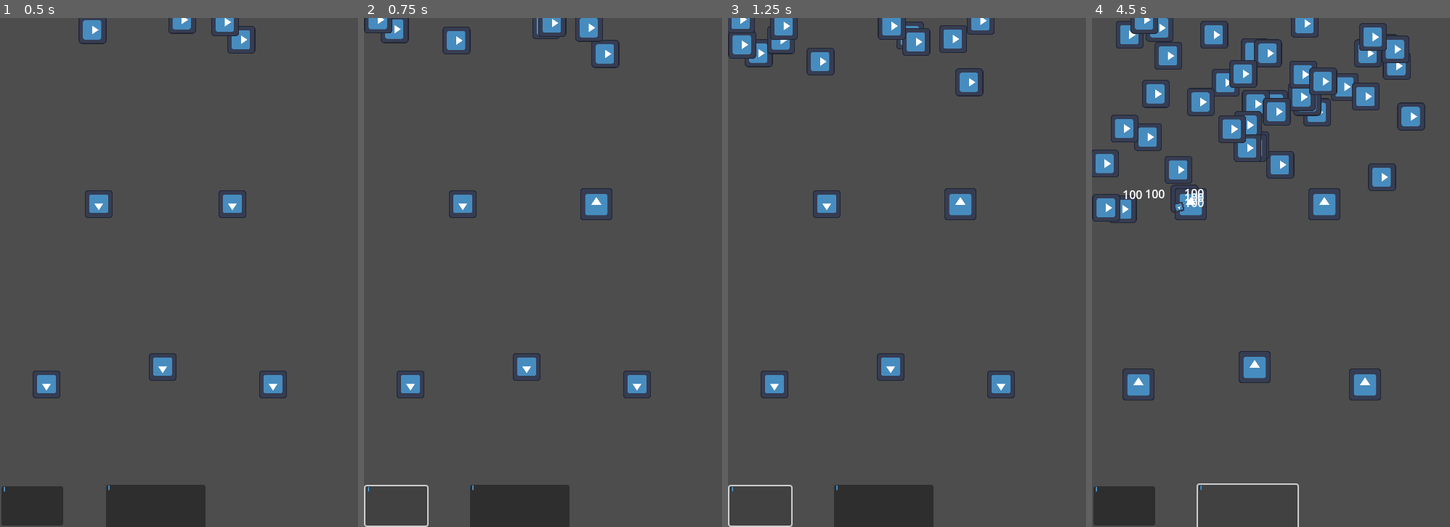
Above: before the commit, frames 1-4 (left to right).
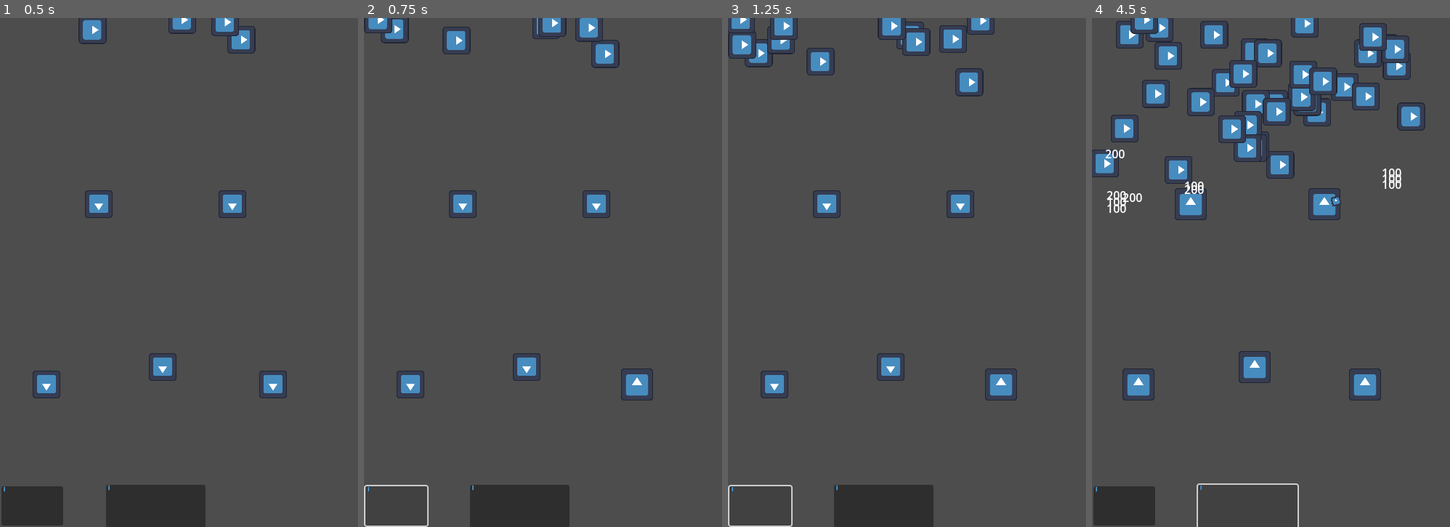
Above: after the commit, the same moments.

Repository: Chet-afk/tower-def
Game: Godot game, scene res://main.tscn
The game is run twice, just before and just after one commit, with the same random seed, the same clock (stepped at 60 frames per second) and the same inputs. The engine's default icon, where the game draws it, is replaced by a stand-in: a white triangle on a blue panel in a dark square.
Inputs (mouse positions are in pixels of both pictures, inside the frame that each line leads up to):
- Up to frame 1 (0.5 s): no input
- Up to frame 2 (0.75 s): click (396, 506) at 0.5 s
- Up to frame 3 (1.25 s): no input
- Up to frame 4 (4.5 s): click (1249, 506) at 1.25 s; click (1124, 506) at 2 s; click (1249, 506) at 2.75 s; click (1124, 506) at 3.5 s; click (1249, 506) at 4.25 s

Frame 1 is identical in both runs. In frame 2, 0.4% of the frame differs, in the area x 60-81%, y 33-76%; in frame 3, 0.4%; in frame 4, 1.4%, in the area x 0-87%, y 20-41%.

Commit message:
Workable sell function

Diff:
--- a/tower_def/UI/tower_spawner.gd
+++ b/tower_def/UI/tower_spawner.gd
@@ -2,7 +2,7 @@
 
 @export var unit: PackedScene
 
-signal spawned_unit
+signal spawned_unit(unit:player_unit_base)
 
 func _on_button_up():
 	var placers = get_tree().get_nodes_in_group("placement_node")
@@ -14,5 +14,5 @@
 			new_unit.set_global_position(each_placer.get_global_position())
 			each_placer.set_unit(new_unit)
 			get_parent().add_child(new_unit)
-			spawned_unit.emit()
+			spawned_unit.emit(new_unit)
 			return
--- a/tower_def/Units/PlayerUnit.gd
+++ b/tower_def/Units/PlayerUnit.gd
@@ -1,5 +1,7 @@
 extends CharacterBody2D
 class_name player_unit_base
+
+signal holding
 
 @export var attack_scene: PackedScene
 var attack
@@ -17,6 +19,7 @@
 # If the unit is able to attack or not
 var active: bool = false
 
+# Targetting variables
 var enemies_in_range: Array[Node2D] = []
 var enemy_to_target: = Vector2(0,0)
 
@@ -49,10 +52,13 @@
 	# This section checks for movement
 	if Input.is_action_just_pressed("mouse") and clickable:
 		being_held = true
+		holding.emit()
 	elif being_held and Input.is_action_pressed("mouse"):
 		# Follow the cursor so long as its pressed
 		self.set_global_position(get_viewport().get_mouse_position())
+
 	if Input.is_action_just_released("mouse") and being_held:
+		holding.emit()
 		self.update_position()
 
 	# Constant check for entering enemies into range
@@ -75,7 +81,7 @@
 # Check to see if unit is in snappable area
 func _on_snap_position_area_entered(area):
 	# Placers group is in the placement node
-	if area.is_in_group("placers"):
+	if area.is_in_group("placers") or area.get_parent() is Trash:
 		snappable_area = area
 		in_placeable_area = true
 
@@ -95,6 +101,12 @@
 	active = true
 	# Snap to new area, or to previous one
 	if in_placeable_area:
+
+		# Check if on sell spot
+		if snappable_area.get_parent() is Trash:
+			queue_free()
+			return
+
 		var new_placer = snappable_area.get_parent()
 		self.set_global_position(new_placer.get_global_position())
 
--- /dev/null
+++ b/tower_def/Units/trash.gd
@@ -0,0 +1,2 @@
+extends Node2D
+class_name Trash
--- /dev/null
+++ b/tower_def/Units/trash.tscn
@@ -0,0 +1,22 @@
+[gd_scene load_steps=4 format=3 uid="uid://dwtnm6judx145"]
+
+[ext_resource type="Texture2D" uid="uid://ci5bdk1igpd3" path="res://Sprites/icon.svg" id="2_crthl"]
+[ext_resource type="Script" path="res://Units/trash.gd" id="2_di60b"]
+
+[sub_resource type="RectangleShape2D" id="RectangleShape2D_ujooi"]
+size = Vector2(31, 30)
+
+[node name="Trash" type="Node2D"]
+script = ExtResource("2_di60b")
+
+[node name="Sprite" type="Sprite2D" parent="."]
+position = Vector2(-7.62939e-06, -1)
+rotation = 0.785398
+scale = Vector2(0.212803, 0.212803)
+texture = ExtResource("2_crthl")
+
+[node name="Area2D" type="Area2D" parent="."]
+
+[node name="CollisionShape2D" type="CollisionShape2D" parent="Area2D"]
+position = Vector2(0.5, -2)
+shape = SubResource("RectangleShape2D_ujooi")
--- a/tower_def/main.gd
+++ b/tower_def/main.gd
@@ -19,8 +19,11 @@
 
 	add_child(new_enemy)
 
-func _on_unit_spawned():
+func _on_unit_spawned(unit: player_unit_base):
 	# When a tower spawner spawns a unit
 	# Connect that units being_held signal here
+	unit.holding.connect(_reveal_sell)
 
-	pass
+func _reveal_sell():
+	# Show / Hide the trash when a tower is picked up / dropped
+	$Trash.set_visible(not $Trash.is_visible())
--- a/tower_def/main.tscn
+++ b/tower_def/main.tscn
@@ -7,6 +7,7 @@
 [ext_resource type="PackedScene" uid="uid://dre5btxi6etgh" path="res://UI/tower_spawner.tscn" id="5_5ytty"]
 [ext_resource type="PackedScene" uid="uid://bkvuyohk73tvt" path="res://Units/knight.tscn" id="6_13h1d"]
 [ext_resource type="PackedScene" uid="uid://xrny1aifnp5e" path="res://Units/archer.tscn" id="7_wx8vu"]
+[ext_resource type="PackedScene" uid="uid://dwtnm6judx145" path="res://Units/trash.tscn" id="8_i8y2a"]
 
 [sub_resource type="Curve2D" id="Curve2D_1kf2a"]
 _data = {
@@ -21,11 +22,24 @@
 [node name="Menu" parent="." instance=ExtResource("1_uuig7")]
 visible = false
 
+[node name="Trash" parent="." instance=ExtResource("8_i8y2a")]
+visible = false
+position = Vector2(448, 64)
+
+[node name="Placement5" parent="." instance=ExtResource("3_24vqi")]
+position = Vector2(376, 504)
+
 [node name="Placement3" parent="." instance=ExtResource("3_24vqi")]
 position = Vector2(320, 256)
 
 [node name="Placement2" parent="." instance=ExtResource("3_24vqi")]
 position = Vector2(136, 256)
+
+[node name="Placement4" parent="." instance=ExtResource("3_24vqi")]
+position = Vector2(224, 480)
+
+[node name="Placement" parent="." instance=ExtResource("3_24vqi")]
+position = Vector2(64, 504)
 
 [node name="SpawnPath" type="Path2D" parent="."]
 curve = SubResource("Curve2D_1kf2a")
@@ -51,13 +65,4 @@
 offset_bottom = 702.0
 unit = ExtResource("7_wx8vu")
 
-[node name="Placement4" parent="." instance=ExtResource("3_24vqi")]
-position = Vector2(224, 480)
-
-[node name="Placement" parent="." instance=ExtResource("3_24vqi")]
-position = Vector2(64, 504)
-
-[node name="Placement5" parent="." instance=ExtResource("3_24vqi")]
-position = Vector2(376, 504)
-
 [connection signal="timeout" from="MobSpawn" to="." method="_on_mob_spawn_timeout"]
Not shown: 1 places in tower_def/main.tscn that only renumber resources
